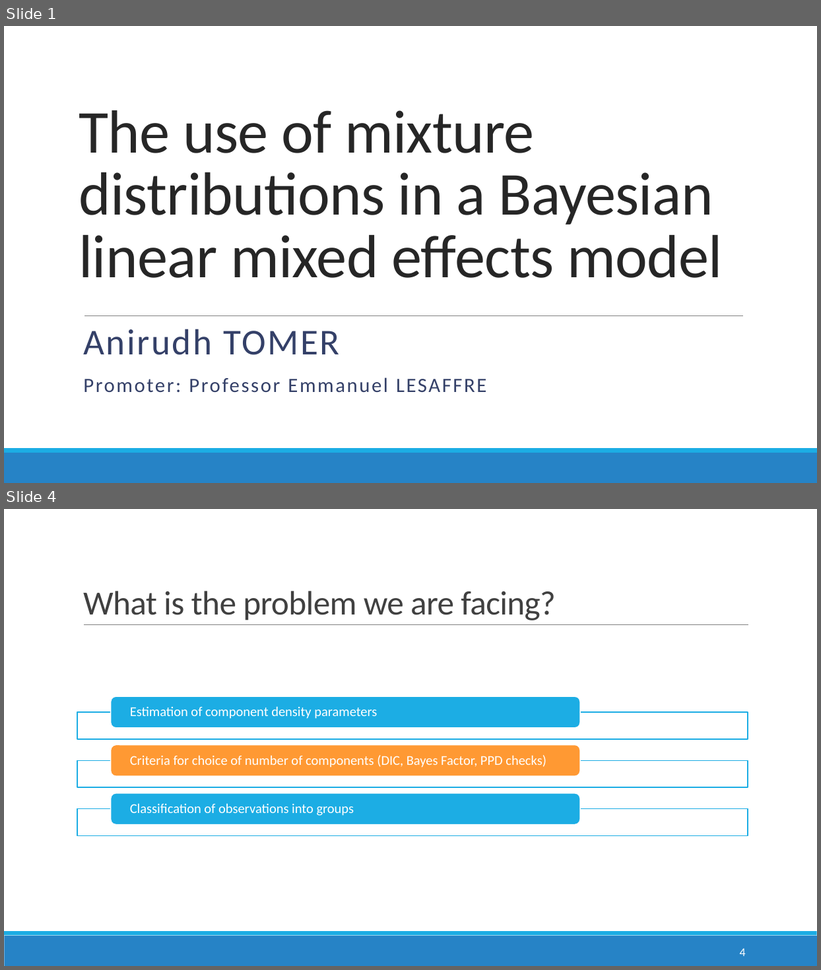
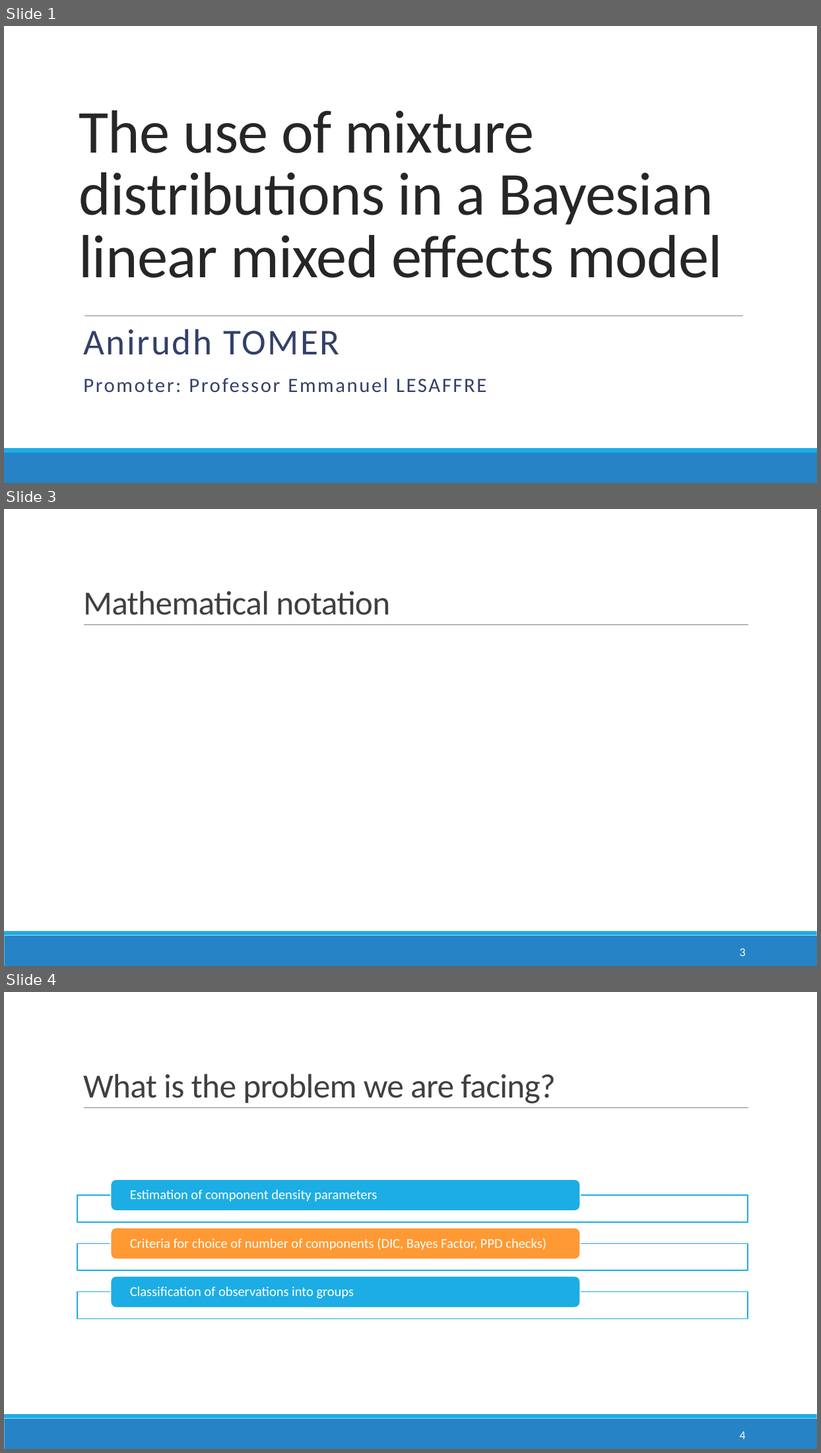
Before and after one commit to anirudhtomer/MScThesis, a slide deck: mid term presentation.pptx. Shown one above the other, each under a label of ours: slides 1 and 4 before the commit, slides 1, 3 and 4 after it; the slides between them are not shown. The pictures are 821x970 and 821x1453 pixels, drawn with LibreOffice and Linux fonts; fonts in the diff are those of the drawing; grey boxes stand for pictures; background and template pictures are left out. Boxes give left, top, right and bottom in pixels: in the first picture for what was removed or moved away, otherwise in the second. Text is boxed around its words. In the diff, an @@ line names an element or a change of style, - is before the commit and + after.

```diff
--- a/mid term presentation.pptx
+++ b/mid term presentation.pptx
@@ slide 3 added at bbox=[4, 509, 817, 966], background #FFFFFF; not listed: 3 template elements that a slide beside it also shows @@
@@ title added at bbox=[83, 591, 390, 615], 40 pt, text #404040 @@
+Mathematical notation
@@ page number added at bbox=[740, 949, 746, 956], 14 pt, text #FFFFFF @@
+3
```
Also in this commit, not shown: 5 slides changed, 10 other slides added, 3 slides removed, 20 other files.
